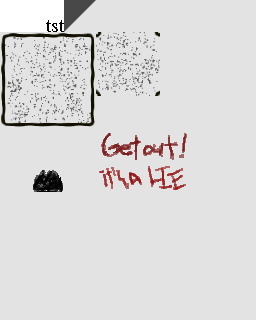
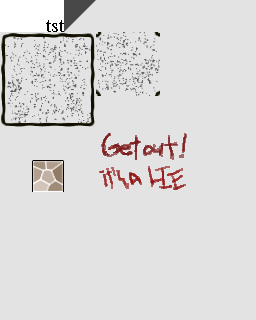
Two versions of the same layered image (w=256, h=320). Layer-by-layer changes:
painted on "effetc" over [32, 160, 64, 192]
